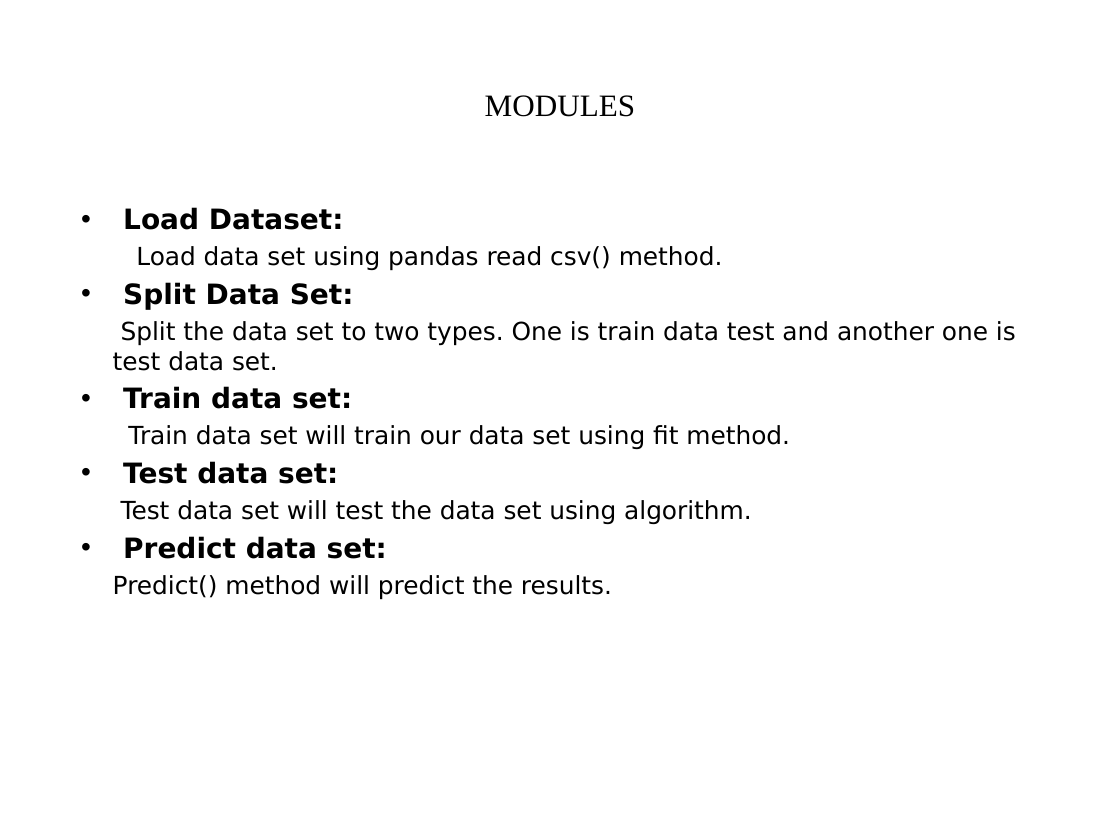
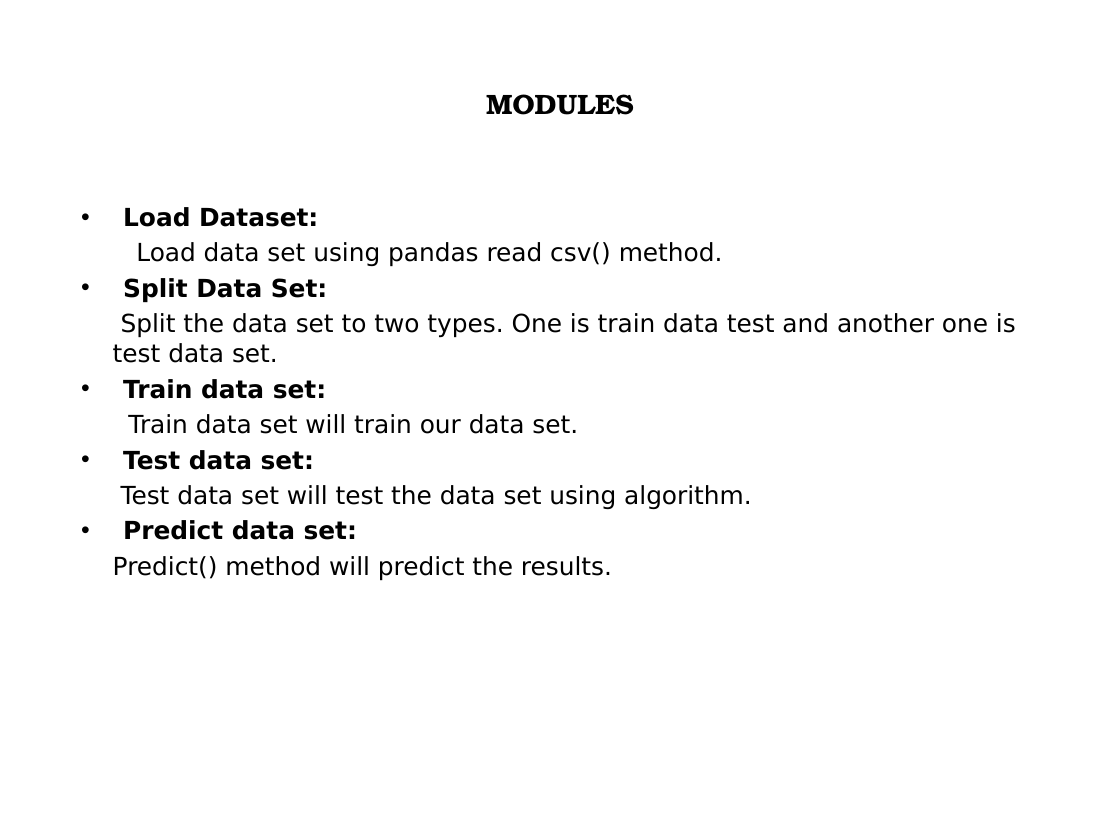
Before and after one commit to shivashankarenagandula/Cyber-threat-detection-based-on-artificial-neural-network-using-event-profiles, a slide deck: slide 8 of BATCH_14_RTR_CSD-A.pptx (slide 9 before the commit). Drawn at 1120x840 pixels with LibreOffice and Linux fonts; fonts in the diff are those of the drawing. Boxes give left, top, right and bottom in pixels: in the first picture for what was removed or moved away, otherwise in the second. Text is boxed around its words. In the diff, an @@ line names an element or a change of style, - is before the commit and + after.

```diff
--- a/BATCH_14_RTR_CSD-A.pptx
+++ b/BATCH_14_RTR_CSD-A.pptx
@@ title "MODULES" at <box>486,94,634,115</box>: size 20 to 18 pt, font Times New Roman to TeX Gyre Bonum, bold on @@
@@ text at <box>123,207,357,540</box>: size 18 to 16 pt in "Load Dataset:", "Split Data Set:", "Train data set:", "Test data set:" and 1 more places @@
@@ text at <box>128,414,578,434</box>: text changed @@
-Train data set will train our data set using fit method.
+Train data set will train our data set.
```
Also in this commit, not shown: 12 other slides changed, 3 slides added, 1 slide removed.
